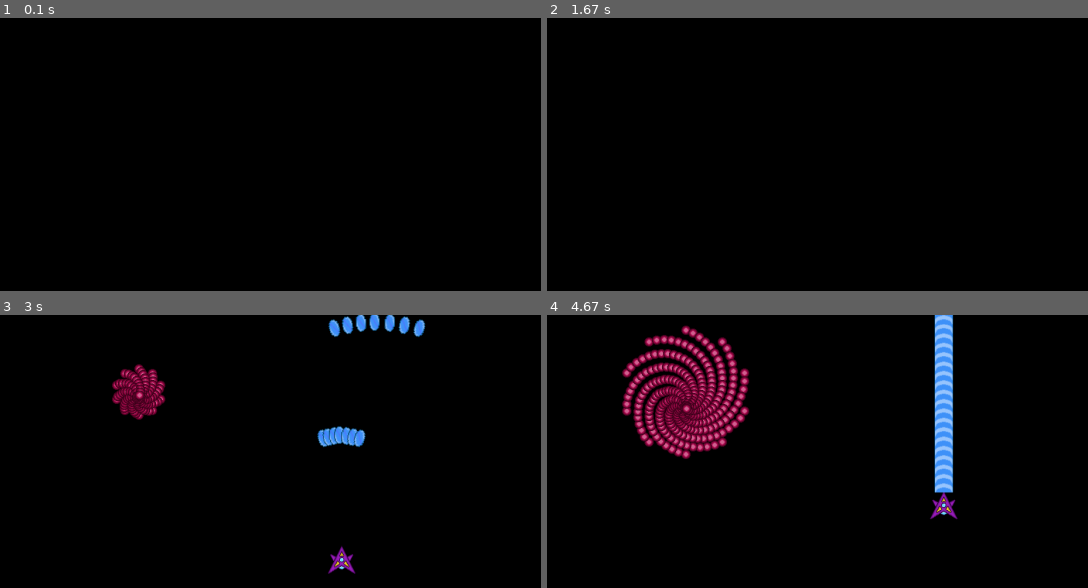
Above: before the commit, frames 1-4 (two rows, left to right).
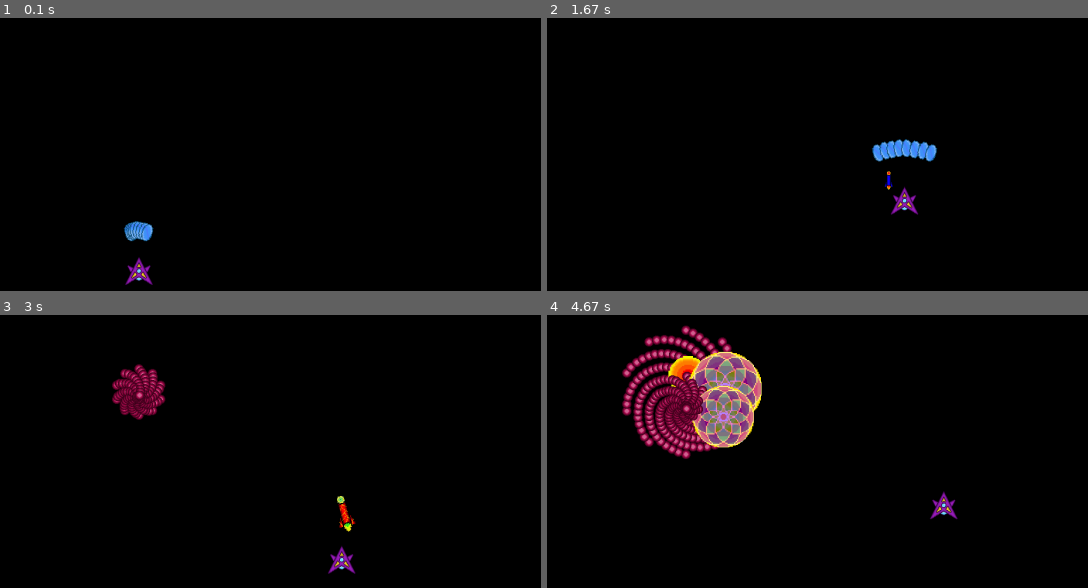
Above: after the commit, the same moments.

Repository: brendan-silva/Cosmic-bullet
Game: pygame game, started from test_level.py
Two runs of this game, one before a commit and one after it. Both use one fixed random seed, a clock stepped at 60 frames per second and the inputs below.
Inputs:
- Up to frame 1 (0.1 s): no input
- Up to frame 2 (1.67 s): hold X 0.33-0.8 s; hold Right 0.33-0.8 s; hold Right 0.83-1.3 s; tap Z at 0.9, 1.2, 1.4 s; tap X at 0.98 s; hold Up 1.33-1.63 s; tap C at 1.48 s
- Up to frame 3 (3 s): hold Right 1.67-2.13 s; tap Z at 1.73, 2.03, 2.23, 2.53, 2.8 s; hold Left 2.17-2.7 s; tap X at 2.32 s; hold Down from 2.73 s (still down); tap C at 2.88 s
- Up to frame 4 (4.67 s): release Down at 3.03 s; hold Left 3.07-3.47 s; tap Z at 3.13, 3.43, 3.57, 3.97, 4.27, 4.63 s; hold Up 3.5-3.87 s; tap X at 3.65 s; hold Right 3.9-4.53 s; tap C at 4.05 s; hold Down from 4.57 s (still down)

The runs differ from the first frame. In frame 1, 0.6% of the frame differs, in the area x 22-29%, y 74-98%; in frame 2, 1.0%; in frame 3, 1.5%; in frame 4, 6.1%, in the area x 22-76%, y 0-66%.

Commit message:
complete player shot type rework

Diff:
--- a/engine.py
+++ b/engine.py
@@ -8,6 +8,10 @@
 import copy
 Playermove = Vector2(0, 0)
 Playerlaseroff = True
+Playerlasercool = 0
+Playerhp=3
+PlayerEXcharge = 100
+
 WIDTH = 1536
 HEIGHT = 864
 WHITE = (255, 255, 255)
@@ -115,22 +119,37 @@
         self.diagonal_modifier = math.sqrt(2) / 2
         self.shotcooldown = 0
         self.bulletimg = pygame.image.load("Sprites/PlayerBullet.png")
-        self.Laserimg = pygame.image.load(
-            "Sprites/PlayerLaser.png"
-        )
+        self.Laserimg = pygame.image.load("Sprites/PlayerLaser.png")
+        self.Laserstartimg=pygame.image.load("Sprites/PlayerLaserStart.png")
+        self.missileimg =pygame.image.load("Sprites/PlayerMissile.png")
+        self.explosionimg =pygame.image.load("Sprites/PlayerExplosion.png")
+        self.bulletimgEX = pygame.image.load("Sprites/PlayerBulletEX.png")
+        self.LaserimgEX = pygame.image.load("Sprites/PlayerLaserEX.png")
+        self.LaserstartimgEX=pygame.image.load("Sprites/PlayerLaserStartEX.png")
+        self.missileimgEX =pygame.image.load("Sprites/PlayerMissileEX.png")
+        self.explosionimgEX =pygame.image.load("Sprites/PlayerExplosionEX.png")
         self.v = Vector2(0, 400)
         self.vy = 0
         self.vx = 0
         self.shottype = 0
+        self.shot_on= True
+        self.zhold = False
         self.xhold = False
-        self.hp = 3
+        self.chold = False
         self.hitcooldown = 0
         self.dead = False
         self.Bullethit=2
+        self.EXchargeON=False
 
     def update(self, dt):
+        global Playerlasercool
         global Playerlaseroff
         global Playermove
+        global PlayerEXcharge
+        if self.EXchargeON:
+            PlayerEXcharge-=dt*5
+        if PlayerEXcharge<0:
+                self.EXchargeON =False
         if self.hitcooldown >= 0:
             self.hitcooldown -= dt
             if self.hitcooldown <= 0:
@@ -161,53 +180,165 @@
         self.transform.pos += self.v * dt
         if self.shotcooldown >= 0:
             self.shotcooldown -= dt
-        if pressed_keys[K_z] and self.shotcooldown <= 0 and self.shottype == 0:
-            for i in range(-3, 4):
-                spawn(
-                    Player_bullet(
-                        self.transform.pos + Vector2(4, 20),
-                        600,
-                        5 * i,
-                        self.bulletimg,
-                        1,
-                    )
-                )
-            self.shotcooldown += 0.2
-        if pressed_keys[K_z] and self.shotcooldown <= 0 and self.shottype == 1:
-            if Playerlaseroff:
-                for i in range(0, 30):
+
+        #shot types
+        if self.shot_on and self.shotcooldown <= 0 :
+            if not self.EXchargeON:
+                #dps roof of 60
+                if self.shottype == 0:
+                    for i in range(-3, 5):
+                        spawn(
+                            Player_bullet(
+                                self.transform.pos + Vector2(4, 20),
+                                600,
+                                (5 * i) - 2.5,
+                                self.bulletimg,
+                                1.50,
+                            )
+                        )
+                    self.shotcooldown += 0.2
+                #dps floor of 50
+                if self.shottype == 1:
+                    if Playerlaseroff:
+                        for i in range(0, 30):
+                            if i==0:
+                                spawn(
+                                    Player_laser(
+                                        self.transform.pos
+                                        + Vector2(0, 38 + (32 * i))
+                                        - Playermove * dt,
+                                        00,
+                                        0,
+                                        self.Laserstartimg,
+                                        10,
+                                    )
+                                )
+                            else:
+                                spawn(
+                                    Player_laser(
+                                        self.transform.pos
+                                        + Vector2(0, 38 + (32 * i))
+                                        - Playermove * dt,
+                                        00,
+                                        0,
+                                        self.Laserimg,
+                                        10,
+                                    )
+                                )
+                    Playerlaseroff = False
+                else:
+                    Playerlaseroff = True
+                #dps floor of 40
+                if self.shottype == 2:
                     spawn(
-                        Player_laser(
-                            self.transform.pos
-                            + Vector2(0, 38 + (32 * i))
-                            - Playermove * dt,
-                            00,
+                        Player_missile(
+                            self.transform.pos + Vector2(0, 20),
+                            300,
                             0,
-                            self.Laserimg,
-                            10,
+                            self.missileimg,
+                            self.explosionimg,
+                            6,
+                            2,
                         )
                     )
-            Playerlaseroff = False
-        else:
-            Playerlaseroff = True
-        if pressed_keys[K_x]:
-            if not self.xhold:
+                    self.shotcooldown += 0.2
+            #EXshot types
+            else:
+                #dps roof of 120
+                if self.shottype == 0:
+                    for i in range(-1, 3):
+                        spawn(
+                            Player_bulletEX(
+                                self.transform.pos + Vector2(4, 20),
+                                600,
+                                (10 * i) - 5,
+                                self.bulletimgEX,
+                                self.bulletimg,
+                                6,
+                            )
+                        )
+                    self.shotcooldown += 0.2
+                #dps floor of 100
+                if self.shottype == 1:
+                    if Playerlaseroff:
+                        for i in range(0, 30):
+                            if i==0:
+                                spawn(
+                                    Player_laser(
+                                        self.transform.pos
+                                        + Vector2(0, 38 + (32 * i))
+                                        - Playermove * dt,
+                                        00,
+                                        0,
+                                        self.LaserstartimgEX,
+                                        20,
+                                    )
+                                )
+                            else:
+                                spawn(
+                                    Player_laser(
+                                        self.transform.pos
+                                        + Vector2(0, 38 + (32 * i))
+                                        - Playermove * dt,
+                                        00,
+                                        0,
+                                        self.LaserimgEX,
+                                        20,
+                                    )
+                                )
+                    Playerlaseroff = False
+                else:
+                    Playerlaseroff = True
+                #dps floor of 80
+                if self.shottype == 2:
+                    spawn(
+                        Player_missile(
+                            self.transform.pos + Vector2(0, 20),
+                            300,
+                            0,
+                            self.missileimgEX,
+                            self.explosionimgEX,
+                            24,
+                            8,
+                        )
+                    )
+                    self.shotcooldown += 0.4
+        if pressed_keys[K_z]:
+            if not self.zhold:
                 self.shottype += 1
                 if self.shottype > 2:
                     self.shottype = 0
+            self.zhold = True
+        else:
+            self.zhold = False
+        if pressed_keys[K_x]:
+            if not self.xhold and (PlayerEXcharge>25 or not self.EXchargeON):
+                self.EXchargeON =not self.EXchargeON
+                Playerlaseroff = True
             self.xhold = True
         else:
             self.xhold = False
+        if PlayerEXcharge<0:
+                self.EXchargeON =False
+                Playerlaseroff = True
+        if pressed_keys[K_c]:
+            if not self.chold:
+                self.shot_on =not self.shot_on
+            self.chold = True
+        else:
+            self.chold = False
+
 
     def checkifhit(self,Bull):
+        global Playerhp
         if self.hitcooldown <= 0:
             if math.pow(self.transform.pos.x-Bull.transform.pos.x,2)+math.pow(self.transform.pos.y-Bull.transform.pos.y,2) <= math.pow(self.Bullethit+Bull.Bullethit,2):
-                self.hp -= 1
+                Playerhp -= 1
                 self.hitcooldown = 1
                 self.sprite.image = pygame.image.load(
                     "Sprites/Player hit.png"
                 )
-                if self.hp<=0:
+                if Playerhp<=0:
                     self.dead=True
 
 
@@ -228,20 +359,121 @@
         self.sprite.rect = self.sprite.image.get_rect()
         self.dmg = dmg
         if self.sprite.rect.width > self.sprite.rect.height:
-            self.Bullethit = self.sprite.rect.width * 0.5
+            self.Bullethit = self.sprite.rect.width *0.8
         else:
-            self.Bullethit = self.sprite.rect.height * 0.5
+            self.Bullethit = self.sprite.rect.height *0.8
         self.dead = False
 
     def update(self, dt):
         self.transform.pos += self.v * dt
-
+        if abs(self.transform.pos.x)>500:
+            self.dead = True
+        elif abs(self.transform.pos.y)>500:
+            self.dead = True
+
+    def hitenemy(self, other):
+        other.hp -= self.dmg
+        self.dead = True
+
+class Player_bulletEX(Player_bullet):
+    def __init__(
+        self,
+        pos: Vector2,
+        speed: float,
+        ang: float,
+        image: pygame.image,
+        bulletimage: pygame.image,
+        dmg: float = 0,
+    ):
+        super().__init__(pos,speed,ang,image,dmg)
+        self.time=0
+        self.bulletimage=bulletimage
+    def update(self, dt):
+        Player_bullet.update(self,dt)
+        self.time+=dt
+        if self.time>=0.3:
+            for i in range(4):
+                spawn(Player_bullet(
+                    self.transform.pos+Vector2(0,0),
+                    600,
+                    self.transform.rotation-15+i*10,
+                    self.bulletimage,
+                    self.dmg/4
+                    ))
+            self.dead = True
+
+class Player_explosion(Player_bullet):
+    def __init__(
+        self,
+        pos: Vector2,
+        image: pygame.image,
+        dmg: float = 0,
+    ):
+        super().__init__(pos,0,0,image,dmg)
+        self.maxsize=self.sprite.rect.width*3
+        self.sprite.rect.width=1
+        self.sprite.rect.height=1
+        self.Bullethit = self.sprite.rect.width *0.9
+        self.enemieshit = []
+        self.imgPure=self.sprite.image
+        self.time=0.5
+        self.sprite.image=pygame.transform.scale(self.imgPure,(self.sprite.rect.width,self.sprite.rect.height))
+    def update(self, dt):
+        self.time+=dt
+        if self.time>3.5:
+            self.dead = True
+        self.sprite.rect.width=self.maxsize*(1-1/(self.time*2))
+        self.sprite.rect.height=self.maxsize*(1-1/(self.time*2))
+        self.sprite.image=pygame.transform.scale(self.imgPure,(self.sprite.rect.width,self.sprite.rect.height))
+    def hitenemy(self, other):
+        if not other in self.enemieshit:
+            other.hp -= self.dmg
+            self.enemieshit.append(other)
+
+class Player_missile(Player_bullet):
+    def __init__(
+        self,
+        pos: Vector2,
+        speed: float,
+        ang: float,
+        image: pygame.image,
+        explosionimage:pygame.image=None,
+        dmg: float = 0,
+        explosiondmg: float = 0
+    ):
+        super().__init__(pos,speed,ang,image,dmg)
+        self.explosionimage=explosionimage
+        self.explosiondmg=explosiondmg
+        self.aim=Vector2(0,1000)
+    def update(self, dt):
+        loaded_scene
+        self.aim=Vector2(1000,1000)
+        Player_bullet.update(self,dt)
+        for e in loaded_scene.objects:
+            if isinstance(e,enemy):
+                if Vector2.magnitude_squared(self.transform.pos-e.transform.pos)<self.aim.magnitude_squared():
+                    self.aim=e.transform.pos-self.transform.pos
+            if not self.aim==Vector2(1000,1000):
+                self.v+=(self.aim.normalize()*dt*10)-(self.v.normalize()*dt*5)
+            self.transform.rotation=-self.v.angle_to(Vector2(0,1))
+    def hitenemy(self, other):
+        Player_bullet.hitenemy(self, other)
+        spawn(Player_explosion(self.transform.pos+Vector2(0,0),self.explosionimage,self.explosiondmg))
 
 class Player_laser(Player_bullet):
     def update(self, dt):
         global Playermove
         self.transform.pos += self.v * dt + Playermove * dt
 
+    def hitenemy(self, other):
+        global Playerlasercool
+        if Playerlasercool == 0.25:
+            other.hp -= self.dmg/10
+        elif Playerlasercool<= 0:
+            Playerlasercool=0.25
+            other.hp -= self.dmg
+
+        Playerlasercool=0.20
 
 class Bullet(GameObject):
     def __init__(
@@ -272,7 +504,6 @@
             self.dead = True
         elif abs(self.transform.pos.y)>500:
             self.dead = True
-
 
 class shotdata:
     def __init__(
@@ -436,18 +667,14 @@
         self.v += self.a * dt
         for x in self.shotdata:
             x.update(dt, self.transform)
+        if abs(self.transform.pos.x)>500:
+            self.dead = True
+        elif abs(self.transform.pos.y)>500:
+            self.dead = True
 
     def checkifhit(self,Object):
         if math.pow(self.transform.pos.x-Object.transform.pos.x,2)+math.pow(self.transform.pos.y-Object.transform.pos.y,2) <= math.pow(self.Bullethit+Object.Bullethit,2):
-            if isinstance(Object,Player_laser):
-                if self.hitcooldown == 0.25:
-                    self.hp-= Object.dmg*0.2
-                elif self.hitcooldown <=0 :
-                    self.hp-= Object.dmg
-                    self.hitcooldown = 0.25
-            else:
-                self.hp -= Object.dmg
-                Object.dead=True
+            Object.hitenemy(self)
             if self.hp<=0:
                 self.dead=True
 
@@ -470,8 +697,7 @@
         self.nextStage=nextStage
     def update(self, dt):
         global scene_change
-        if self.hitcooldown >= 0:
-            self.hitcooldown -= dt
+
         self.timer -= dt
 
         if self.timer <= 0:
@@ -494,12 +720,12 @@
         if self.dead:
             self.bossPhase+=1
             self.dead=False
-        if len(self.hpAll)>self.bossPhase:
-            self.hp=self.hpAll[self.bossPhase]
-            self.timer=self.timerAll[self.bossPhase]
-            self.shotdata=self.shotdataAll[self.bossPhase]
-        else:
-            scene_change=self.nextStage
+            if len(self.hpAll)>self.bossPhase:
+                self.hp=self.hpAll[self.bossPhase]
+                self.timer=self.timerAll[self.bossPhase]
+                self.shotdata=self.shotdataAll[self.bossPhase]
+            else:
+                scene_change=self.nextStage
 
 class bossSpawner(GameObject):
     def __init__(self,
@@ -623,7 +849,8 @@
         rect = rect_from_hitbox_and_pos(screen_pos, sprite.rect)
         screen.blit(
             pygame.transform.rotate(
-                game_object.sprite.image, -game_object.transform.rotation
+                game_object.sprite.image,
+                -game_object.transform.rotation
             ),
             rect,
         )
--- a/test_level.py
+++ b/test_level.py
@@ -70,7 +70,7 @@
                     [0, 7, 0, 0],
                 )
             ],
-            10
+            600
         ),
     )
     return new_scene
@@ -88,22 +88,22 @@
             0.5,
             2,
             [0,0,0,0],
-            [0,10,0,0],
-            1,
+            [0,72,0,0],
+            5,
             [
                 shotdata(
                     Transform2D(0, 0, 0),
                     pygame.image.load("Sprites\Enemy Bullet 1.png"),
-                    [00, 0],
+                    [100, 0],
                     [0, 0],
-                    100,
+                    1,
                     0.1,
                     0,
                     [0, 0, 0, 0],
-                    [0, 0, 0, 11],
+                    [0, 11, 0, 0],
                 )
             ],
-            10
+            100
         ),
     )
     return new_scene
Empty file removed: Cosmic-bullet/Sprites/Add Laser Start Sprite.txt
Binary file removed: Cosmic-bullet/Sprites/Button(1).png
Binary file removed: Cosmic-bullet/Sprites/Button(1B).png
Binary file removed: Cosmic-bullet/Sprites/Button(2).png
Binary file removed: Cosmic-bullet/Sprites/Button(2B).png
Binary file removed: Cosmic-bullet/Sprites/Enemy Bullet 1.png
Binary file removed: Cosmic-bullet/Sprites/Enemy.png
Binary file removed: Cosmic-bullet/Sprites/Player hit.png
Binary file removed: Cosmic-bullet/Sprites/Player.png
Binary file removed: Cosmic-bullet/Sprites/PlayerBullet.png
Binary file removed: Cosmic-bullet/Sprites/PlayerLaser.png
Binary file removed: Cosmic-bullet/Sprites/playerExplosion.png
(and 3 more such lines)
